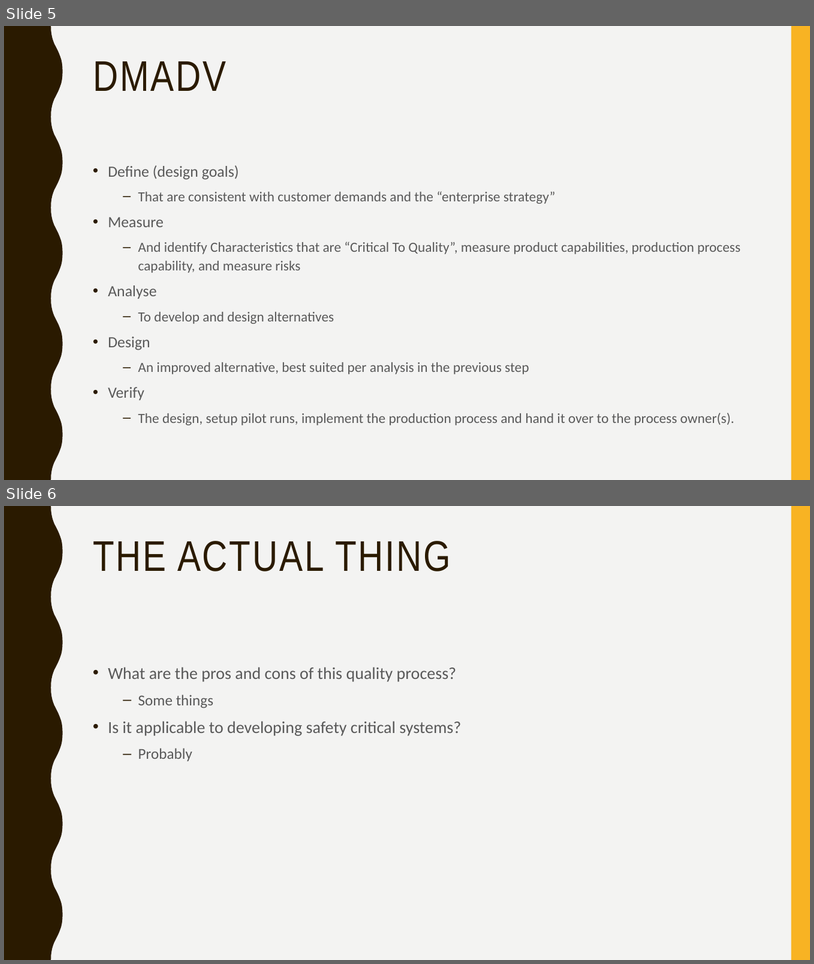
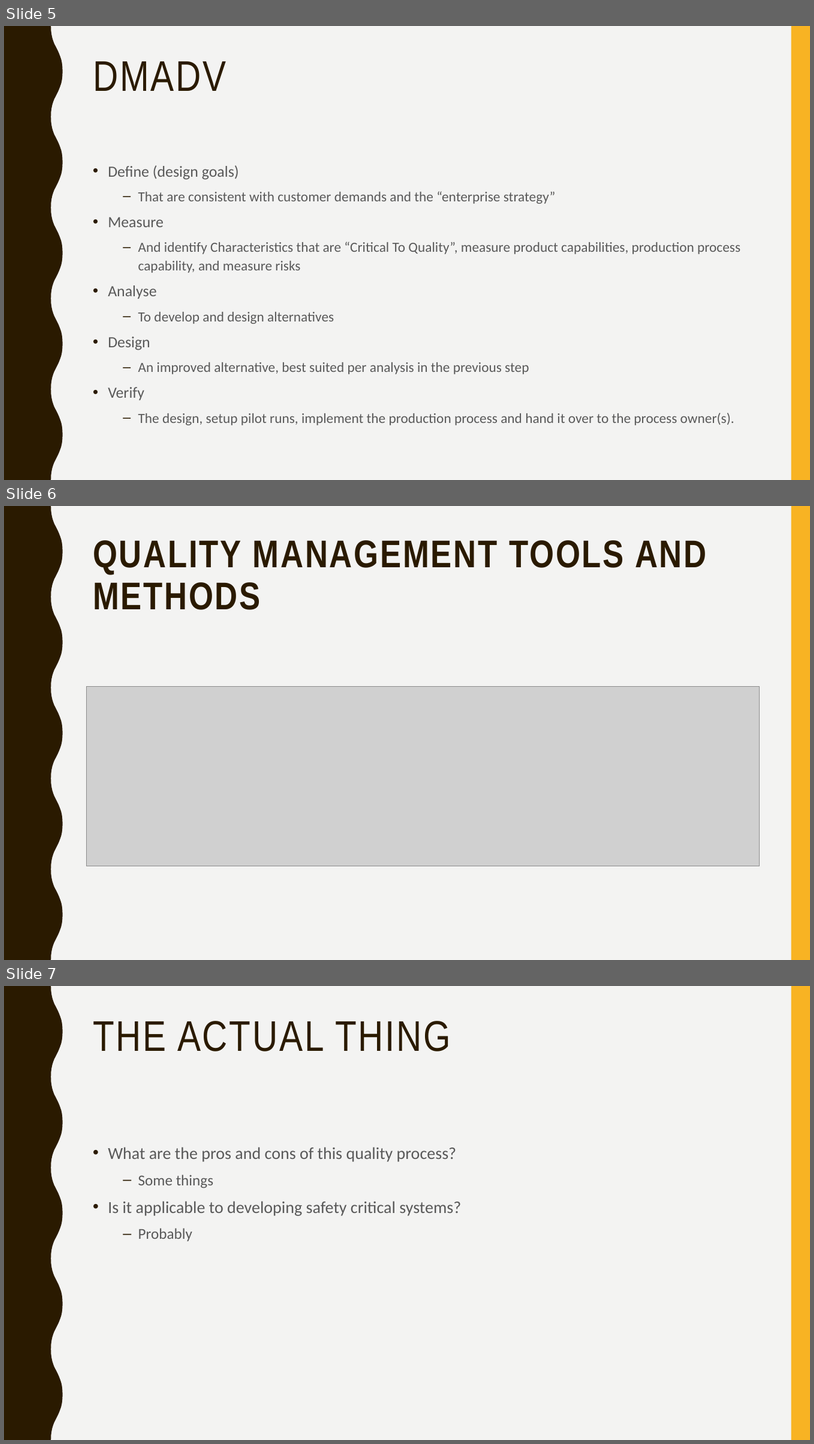
Before and after one commit to HarrisonJM/ESDLabs, a slide deck: docs/HARRISONMARCKS14024424 - Six Sigma.pptx. Shown one above the other, each under a label of ours: slides 5 and 6 before the commit, slides 5, 6 and 7 after it. The pictures are 814x964 and 814x1444 pixels, drawn with LibreOffice and Linux fonts; fonts in the diff are those of the drawing; grey boxes stand for pictures. Boxes give left, top, right and bottom in pixels: in the first picture for what was removed or moved away, otherwise in the second. Text is boxed around its words. In the diff, an @@ line names an element or a change of style, - is before the commit and + after.

```diff
--- a/docs/HARRISONMARCKS14024424 - Six Sigma.pptx
+++ b/docs/HARRISONMARCKS14024424 - Six Sigma.pptx
@@ slide 6 added at (4, 506, 810, 960), background #F3F3F2; not listed: 2 template elements that a slide beside it also shows @@
@@ title added at (93, 540, 707, 610), 45.9 pt, text #2A1A00, bold @@
+QUALITY MANAGEMENT TOOLS AND METHODS
@@ picture added at (87, 686, 760, 865) @@
@@ what was slide 6 is now slide 7 @@
```
Also in this commit, not shown: 2 slides changed, 6 other slides added.
